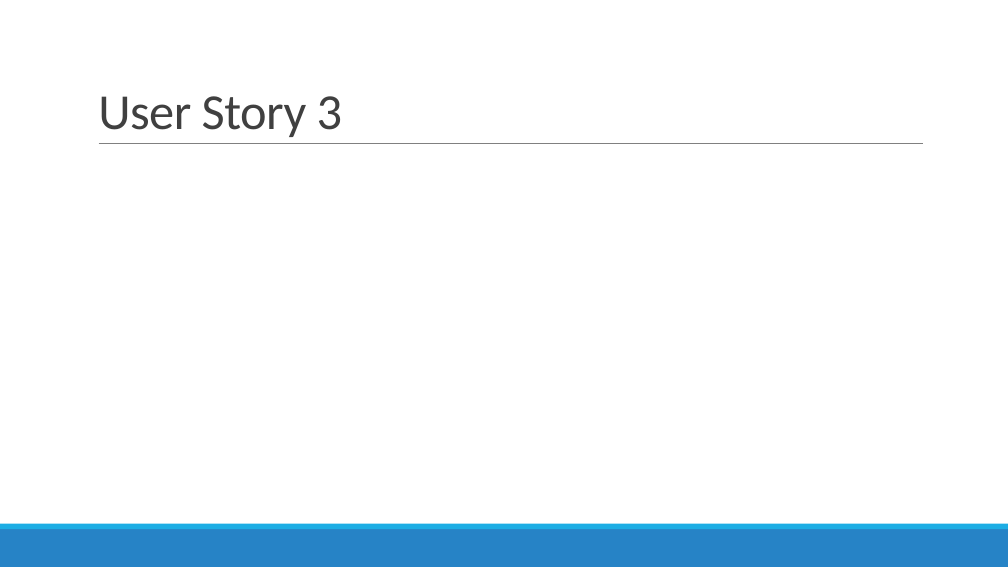
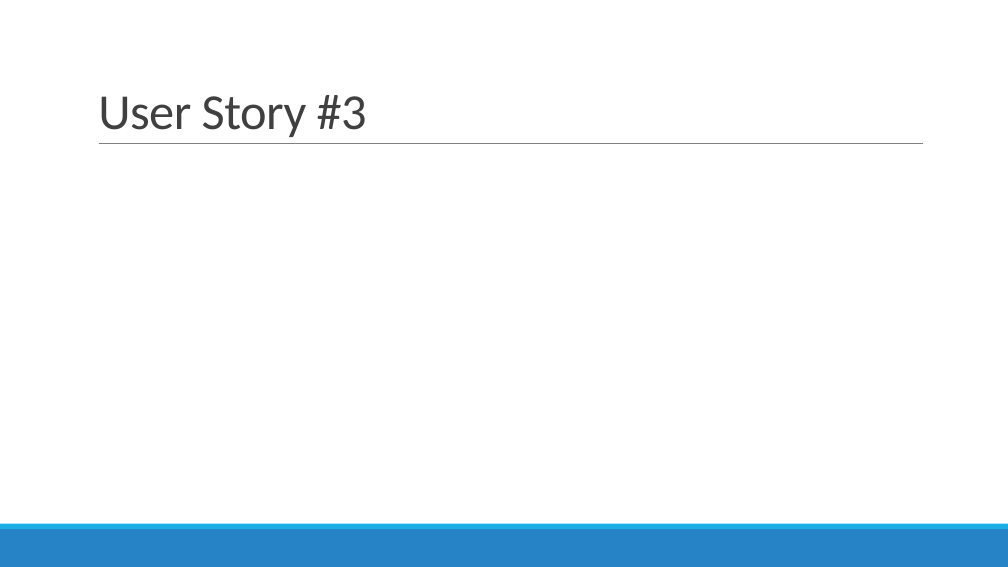
Before and after one commit to benkelly2/KV6002, a slide deck: slide 14 of KV6002_21 TOR Presentation.pptx. Drawn at 1008x567 pixels with LibreOffice and Linux fonts; fonts in the diff are those of the drawing. Boxes give left, top, right and bottom in pixels: in the first picture for what was removed or moved away, otherwise in the second. Text is boxed around its words. In the diff, an @@ line names an element or a change of style, - is before the commit and + after.

```diff
--- a/KV6002_21 TOR Presentation.pptx
+++ b/KV6002_21 TOR Presentation.pptx
@@ title at box(98, 95, 367, 137): text changed @@
-User Story 3
+User Story #3
```
Also in this commit, not shown: 4 other slides changed.
